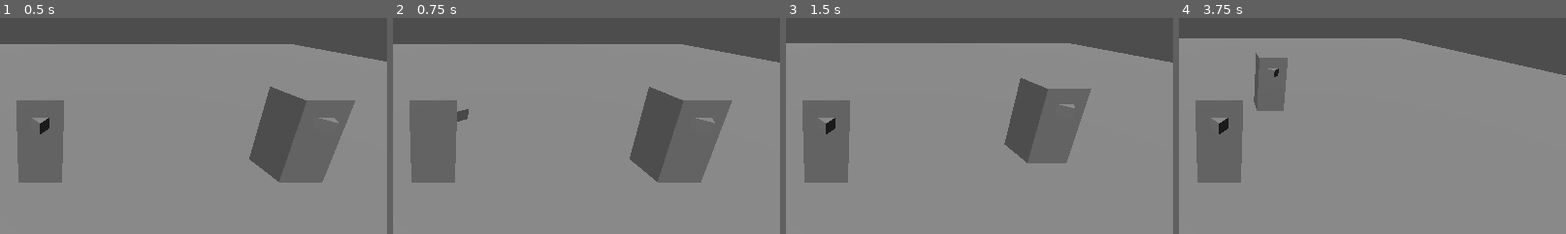
Above: before the commit, frames 1-4 (left to right).
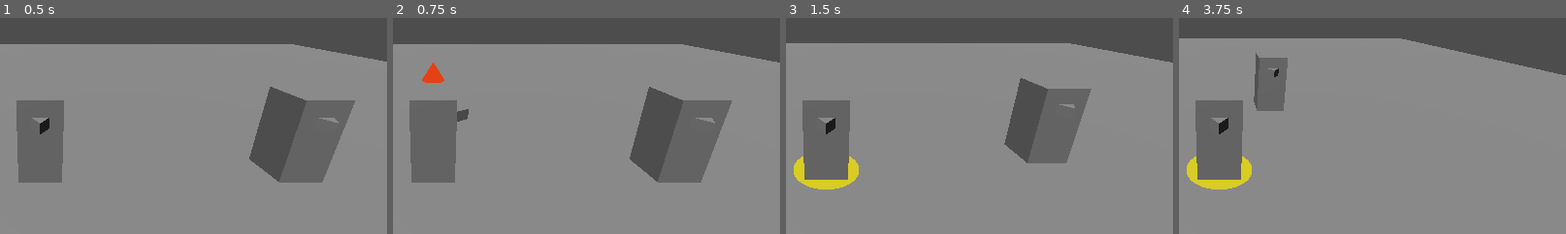
Above: after the commit, the same moments.

Repository: matkokrnic/cardsouls
Game: Godot game, scene res://src/main/main.tscn
The game is run twice, just before and just after one commit, with the same random seed, the same clock (stepped at 60 frames per second) and the same inputs.
Inputs:
- Up to frame 1 (0.5 s): no input
- Up to frame 2 (0.75 s): tap Enter at 0.5 s; hold D (p1_move_right) from 0.53 s (still down); tap J (p1_attack) at 0.6 s
- Up to frame 3 (1.5 s): tap R (p1_debug_reset) at 1.25 s; release D (p1_move_right) at 1.28 s; hold S (p1_move_down) from 1.28 s (still down); tap L (p1_roll) at 1.35 s
- Up to frame 4 (3.75 s): release S (p1_move_down) at 2.03 s; hold D (p1_move_right) 2.03-2.78 s; tap Right (p2_move_right) at 2.1 s; hold W (p1_move_up) 2.78-3.53 s; tap J (p1_attack) at 2.85 s; tap R (p1_debug_reset) at 3.5 s; hold S (p1_move_down) from 3.53 s (still down); tap L (p1_roll) at 3.6 s
The pictures show only the part of the screen within x 45-95%, y 30-80%; the shares and areas given below are measured in that part.

Frame 1 is identical in both runs. In frame 2, 0.3% of the frame differs, in the area x 7-14%, y 20-31%; in frame 3, 1.0%, in the area x 2-19%, y 64-80%; in frame 4, 1.0%.

Commit message:
story 1-10: telegraph profiles, combat cues layer, owed runner seams
- D7 TelegraphProfile schema + 3 authored .tres
- audio bus layout on the default path (no project.godot edit) + 7
  placeholder cue wavs
- read-only per-hero TelegraphController wired by the runner through four
  connect seams + EventBus.round_ended
- new seams connect_hero_action_rejected (per-slot) and
  connect_deflect_landed (match-level), telegraph controller first
  consumer of both
- fourth architecture-invariant test (cues-layer banned-token scan, bite
  proven)
- harness 142/645 green, golden byte-identical, 8/8 integration green

Co-Authored-By: Claude Opus 4.8 <noreply@anthropic.com>

Diff:
--- /dev/null
+++ b/data/telegraphs/attack.tres
@@ -0,0 +1,10 @@
+[gd_resource type="Resource" script_class="TelegraphProfile" format=3]
+
+[ext_resource type="Script" path="res://src/state/resources/telegraph_profile.gd" id="1_tgpro"]
+
+[resource]
+script = ExtResource("1_tgpro")
+shape_id = &"AttackCone"
+sting_id = &"StingAttack"
+color = Color(0.9, 0.25, 0.1, 1)
+pose_id = &"PoseAttack"
--- /dev/null
+++ b/data/telegraphs/block.tres
@@ -0,0 +1,10 @@
+[gd_resource type="Resource" script_class="TelegraphProfile" format=3]
+
+[ext_resource type="Script" path="res://src/state/resources/telegraph_profile.gd" id="1_tgpro"]
+
+[resource]
+script = ExtResource("1_tgpro")
+shape_id = &"BlockShield"
+sting_id = &"StingBlock"
+color = Color(0.2, 0.45, 0.95, 1)
+pose_id = &"PoseBlock"
--- /dev/null
+++ b/data/telegraphs/roll.tres
@@ -0,0 +1,10 @@
+[gd_resource type="Resource" script_class="TelegraphProfile" format=3]
+
+[ext_resource type="Script" path="res://src/state/resources/telegraph_profile.gd" id="1_tgpro"]
+
+[resource]
+script = ExtResource("1_tgpro")
+shape_id = &"RollDisc"
+sting_id = &"StingRoll"
+color = Color(0.85, 0.8, 0.15, 1)
+pose_id = &"PoseRoll"
--- /dev/null
+++ b/default_bus_layout.tres
@@ -0,0 +1,21 @@
+[gd_resource type="AudioBusLayout" format=3]
+
+[resource]
+bus/1/name = &"CombatCues"
+bus/1/solo = false
+bus/1/mute = false
+bus/1/bypass_fx = false
+bus/1/volume_db = 0.0
+bus/1/send = &"Master"
+bus/2/name = &"Music"
+bus/2/solo = false
+bus/2/mute = false
+bus/2/bypass_fx = false
+bus/2/volume_db = 0.0
+bus/2/send = &"Master"
+bus/3/name = &"Ambience"
+bus/3/solo = false
+bus/3/mute = false
+bus/3/bypass_fx = false
+bus/3/volume_db = 0.0
+bus/3/send = &"Master"
--- a/src/actors/hero/hero.gd
+++ b/src/actors/hero/hero.gd
@@ -17,6 +17,10 @@
 ## display can never diverge from where the hitbox aims.
 @onready var mesh: MeshInstance3D = $Mesh
 
+## Story 1-10: the per-hero D7 cues layer. Exposed so the RUNNER can wire its
+## subscriptions through the connect seams at match start; nothing else touches it.
+@onready var telegraph_controller: TelegraphController = $TelegraphController
+
 
 func drive(hero_state: HeroState, _delta: float) -> void:
 	velocity = hero_state.velocity  # world velocity decided by advance(); never the raw intent
--- a/src/actors/hero/hero.tscn
+++ b/src/actors/hero/hero.tscn
@@ -2,6 +2,17 @@
 
 [ext_resource type="Script" path="res://src/actors/hero/hero.gd" id="1_vde01"]
 [ext_resource type="Script" path="res://src/actors/hero/camera_rig.gd" id="2_camrg"]
+[ext_resource type="Script" path="res://src/actors/hero/telegraph_controller.gd" id="3_tgctl"]
+[ext_resource type="Resource" path="res://data/telegraphs/attack.tres" id="4_tpatk"]
+[ext_resource type="Resource" path="res://data/telegraphs/block.tres" id="5_tpblk"]
+[ext_resource type="Resource" path="res://data/telegraphs/roll.tres" id="6_tprol"]
+[ext_resource type="AudioStreamWAV" path="res://assets/audio/sting_attack.wav" id="7_watk"]
+[ext_resource type="AudioStreamWAV" path="res://assets/audio/sting_block.wav" id="8_wblk"]
+[ext_resource type="AudioStreamWAV" path="res://assets/audio/sting_roll.wav" id="9_wrol"]
+[ext_resource type="AudioStreamWAV" path="res://assets/audio/cue_deflect.wav" id="10_wdef"]
+[ext_resource type="AudioStreamWAV" path="res://assets/audio/cue_hit.wav" id="11_whit"]
+[ext_resource type="AudioStreamWAV" path="res://assets/audio/cue_reject.wav" id="12_wrej"]
+[ext_resource type="AudioStreamWAV" path="res://assets/audio/cue_round_end.wav" id="13_wend"]
 
 [sub_resource type="BoxShape3D" id="BoxShape3D_qp0e8"]
 size = Vector3(1, 2, 1)
@@ -14,6 +25,26 @@
 
 [sub_resource type="PrismMesh" id="PrismMesh_fmark"]
 size = Vector3(0.4, 0.3, 0.25)
+
+[sub_resource type="CylinderMesh" id="CylinderMesh_tgcone"]
+top_radius = 0.0
+bottom_radius = 0.25
+height = 0.4
+
+[sub_resource type="BoxMesh" id="BoxMesh_tgshld"]
+size = Vector3(0.5, 0.35, 0.08)
+
+[sub_resource type="CylinderMesh" id="CylinderMesh_tgdisc"]
+top_radius = 0.8
+bottom_radius = 0.8
+height = 0.05
+
+[sub_resource type="SphereMesh" id="SphereMesh_tgsprk"]
+radius = 0.18
+height = 0.36
+
+[sub_resource type="BoxMesh" id="BoxMesh_tgflsh"]
+size = Vector3(1.15, 2.15, 1.15)
 
 [node name="HeroActor" type="CharacterBody3D" unique_id=1317219649]
 script = ExtResource("1_vde01")
@@ -52,3 +83,64 @@
 script = ExtResource("2_camrg")
 
 [node name="Camera3D" type="Camera3D" parent="CameraRig" unique_id=1834027465]
+
+[node name="TelegraphController" type="Node3D" parent="."]
+script = ExtResource("3_tgctl")
+attack_profile = ExtResource("4_tpatk")
+block_profile = ExtResource("5_tpblk")
+roll_profile = ExtResource("6_tprol")
+editor_description = "D7 cues layer (story 1-10). READ-ONLY consumer of the queued state signals, wired by the runner through the connect seams - signal payloads only, never a state handle, never a mutator call. AudioStreamPlayer children route to the CombatCues bus; telegraph shapes/spark/flash are in-scene primitives (FacingMarker precedent - no import pipeline for meshes). Shapes are root-relative overhead/underfoot markers ON PURPOSE: nothing here yaws, so the 1-7b single-yaw-source contract holds (no second atan2). NO _physics_process (F1)."
+
+[node name="StingAttack" type="AudioStreamPlayer" parent="TelegraphController"]
+stream = ExtResource("7_watk")
+bus = &"CombatCues"
+
+[node name="StingBlock" type="AudioStreamPlayer" parent="TelegraphController"]
+stream = ExtResource("8_wblk")
+bus = &"CombatCues"
+
+[node name="StingRoll" type="AudioStreamPlayer" parent="TelegraphController"]
+stream = ExtResource("9_wrol")
+bus = &"CombatCues"
+
+[node name="CueDeflect" type="AudioStreamPlayer" parent="TelegraphController"]
+stream = ExtResource("10_wdef")
+bus = &"CombatCues"
+
+[node name="CueHit" type="AudioStreamPlayer" parent="TelegraphController"]
+stream = ExtResource("11_whit")
+bus = &"CombatCues"
+
+[node name="CueReject" type="AudioStreamPlayer" parent="TelegraphController"]
+stream = ExtResource("12_wrej")
+bus = &"CombatCues"
+
+[node name="CueRoundEnd" type="AudioStreamPlayer" parent="TelegraphController"]
+stream = ExtResource("13_wend")
+bus = &"CombatCues"
+
+[node name="Shapes" type="Node3D" parent="TelegraphController"]
+
+[node name="AttackCone" type="MeshInstance3D" parent="TelegraphController/Shapes"]
+transform = Transform3D(1, 0, 0, 0, 1, 0, 0, 0, 1, 0, 1.5, 0)
+visible = false
+mesh = SubResource("CylinderMesh_tgcone")
+
+[node name="BlockShield" type="MeshInstance3D" parent="TelegraphController/Shapes"]
+transform = Transform3D(1, 0, 0, 0, 1, 0, 0, 0, 1, 0, 1.5, 0)
+visible = false
+mesh = SubResource("BoxMesh_tgshld")
+
+[node name="RollDisc" type="MeshInstance3D" parent="TelegraphController/Shapes"]
+transform = Transform3D(1, 0, 0, 0, 1, 0, 0, 0, 1, 0, -0.95, 0)
+visible = false
+mesh = SubResource("CylinderMesh_tgdisc")
+
+[node name="DeflectSpark" type="MeshInstance3D" parent="TelegraphController"]
+transform = Transform3D(1, 0, 0, 0, 1, 0, 0, 0, 1, 0, 1.3, 0)
+visible = false
+mesh = SubResource("SphereMesh_tgsprk")
+
+[node name="HitFlash" type="MeshInstance3D" parent="TelegraphController"]
+visible = false
+mesh = SubResource("BoxMesh_tgflsh")
--- /dev/null
+++ b/src/actors/hero/telegraph_controller.gd
@@ -0,0 +1,133 @@
+class_name TelegraphController
+extends Node3D
+
+## D7 cues layer (story 1-10): per-hero READ-ONLY presentation controller — it consumes
+## queued state signals and drives telegraph shape + sound; it never calls a state mutator
+## and never decides an outcome (dependency direction: visuals -> state, always). The
+## runner wires every subscription through the four connect seams plus EventBus.round_ended
+## — signal payloads only, never a state handle. Match-level payloads (hit_landed,
+## deflect_landed, round_ended) arrive with THIS hero's slot BOUND as the trailing
+## argument at wiring time, so the controller needs no identity of its own.
+##
+## NO _physics_process here (INVARIANT F1 — the scan covers all of src/); presentation
+## timing rides tweens and the AudioStreamPlayer children (on the CombatCues bus, D7).
+##
+## Gate ruling 1-10/R1: the ActionState -> TelegraphProfile mapping lives HERE, exported,
+## presentation-side — no state object ever references a TelegraphProfile. The profile's
+## shape_id / sting_id name this node's children (Shapes/<shape_id>, <sting_id> player),
+## so swapping a cue is a data edit, not a code edit.
+
+@export var attack_profile: TelegraphProfile
+@export var block_profile: TelegraphProfile
+@export var roll_profile: TelegraphProfile
+
+@onready var _cue_deflect: AudioStreamPlayer = $CueDeflect
+@onready var _cue_hit: AudioStreamPlayer = $CueHit
+@onready var _cue_reject: AudioStreamPlayer = $CueReject
+@onready var _cue_round_end: AudioStreamPlayer = $CueRoundEnd
+@onready var _spark: MeshInstance3D = $DeflectSpark
+@onready var _hit_flash: MeshInstance3D = $HitFlash
+
+var _profiles: Dictionary[HeroState.ActionState, TelegraphProfile] = {}
+var _shapes: Dictionary[StringName, MeshInstance3D] = {}
+var _stings: Dictionary[StringName, AudioStreamPlayer] = {}
+var _spark_tween: Tween
+var _flash_tween: Tween
+
+
+func _ready() -> void:
+	_profiles = {
+		HeroState.ActionState.ATTACKING: attack_profile,
+		HeroState.ActionState.BLOCKING: block_profile,
+		HeroState.ActionState.ROLLING: roll_profile,
+	}
+	for child in $Shapes.get_children():
+		if child is MeshInstance3D:
+			_shapes[StringName(child.name)] = child
+	for child in get_children():
+		if child is AudioStreamPlayer:
+			_stings[StringName(child.name)] = child
+	# Telegraph = shape + sound, never hue alone — the tint is the profile's color on a
+	# distinct primitive per action. Materials are built here per-instance (unshaded so
+	# the cue reads at split-screen distance; no shared sub-resource, so the two heroes
+	# can never cross-tint).
+	for profile: TelegraphProfile in _profiles.values():
+		if profile == null:
+			continue
+		var shape: MeshInstance3D = _shapes.get(profile.shape_id)
+		if shape != null:
+			shape.material_override = _flat_material(profile.color)
+	_spark.material_override = _flat_material(Color(1.0, 0.95, 0.6, 1.0))
+	var flash := _flat_material(Color(1.0, 0.1, 0.1, 0.4))
+	flash.transparency = BaseMaterial3D.TRANSPARENCY_ALPHA
+	_hit_flash.material_override = flash
+
+
+## Seam callback (connect_hero_action_state_changed): show the entered action's telegraph
+## shape and fire its sting. A chain re-emits ATTACKING -> ATTACKING, so every swing
+## re-stings; exits to unmapped states (IDLE, DEAD) clear the shape.
+func on_action_state_changed(_previous: HeroState.ActionState, current: HeroState.ActionState) -> void:
+	for shape: MeshInstance3D in _shapes.values():
+		shape.visible = false
+	var profile: TelegraphProfile = _profiles.get(current)
+	if profile == null:
+		return
+	var shape: MeshInstance3D = _shapes.get(profile.shape_id)
+	if shape != null:
+		shape.visible = true
+	var sting: AudioStreamPlayer = _stings.get(profile.sting_id)
+	if sting != null:
+		sting.play()
+
+
+## Seam callback (connect_hero_action_rejected): loss legibility — a press the state
+## refused (E1: the stamina-gated roll, and degraded block entry per R-D1) gets an
+## audible refusal instead of silence.
+func on_action_rejected(_action: StringName, _reason: StringName) -> void:
+	_cue_reject.play()
+
+
+## Seam callback (connect_hit_landed, slot bound at wiring): hit REACTION on the hero
+## that was hit — thud + red body flash, so taking damage is legible on the defender,
+## not only as the attacker's number.
+func on_hit_landed(_attacker_slot: int, target_slot: int, _damage: float, _target_hp: float, my_slot: int) -> void:
+	if target_slot != my_slot:
+		return
+	_cue_hit.play()
+	_hit_flash.visible = true
+	if _flash_tween != null:
+		_flash_tween.kill()
+	_flash_tween = create_tween()
+	_flash_tween.tween_interval(0.12)
+	_flash_tween.tween_callback(func() -> void: _hit_flash.visible = false)
+
+
+## Seam callback (connect_deflect_landed, slot bound at wiring): the story's
+## FIRST-PRIORITY cue (1-8 finding: the parry was observable only as the absence of a
+## number) — bright spark + metallic sting on the DEFLECTING hero.
+func on_deflect_landed(_attacker_slot: int, target_slot: int, my_slot: int) -> void:
+	if target_slot != my_slot:
+		return
+	_cue_deflect.play()
+	_spark.visible = true
+	_spark.scale = Vector3.ONE * 0.4
+	if _spark_tween != null:
+		_spark_tween.kill()
+	_spark_tween = create_tween()
+	_spark_tween.tween_property(_spark, "scale", Vector3.ONE * 1.6, 0.18)
+	_spark_tween.tween_callback(func() -> void: _spark.visible = false)
+
+
+## EventBus.round_ended (slot bound at wiring): the defeat cue plays once, anchored on
+## the LOSING hero's controller so the two per-hero controllers never double it.
+func on_round_ended(loser_index: int, my_slot: int) -> void:
+	if loser_index != my_slot:
+		return
+	_cue_round_end.play()
+
+
+static func _flat_material(color: Color) -> StandardMaterial3D:
+	var mat := StandardMaterial3D.new()
+	mat.shading_mode = BaseMaterial3D.SHADING_MODE_UNSHADED
+	mat.albedo_color = color
+	return mat
--- a/src/main/match_runner.gd
+++ b/src/main/match_runner.gd
@@ -84,6 +84,20 @@
 	connect_hero_action_state_changed(1, overlay.on_hero_transition.bind(1))
 	# Story 1-7 (AC 3): the overlay is hit_landed's FIRST consumer — still throwaway.
 	connect_hit_landed(overlay.on_hit_landed)
+	# Story 1-10 (AC 3/4): each hero's telegraph controller — the FIRST consumer of the
+	# two seams landed below (connect_hero_action_rejected, connect_deflect_landed) and a
+	# parallel consumer of the existing two. Signal payloads only, never a state handle;
+	# match-level payloads (hit/deflect/round end) get this hero's slot BOUND at wiring,
+	# so the controller itself carries no identity. EventBus.round_ended is the one
+	# non-seam channel (global, ownerless — D5).
+	for slot: int in 2:
+		var actor: HeroActor = _p1_hero if slot == 0 else _p2_hero
+		var cues: TelegraphController = actor.telegraph_controller
+		connect_hero_action_state_changed(slot, cues.on_action_state_changed)
+		connect_hero_action_rejected(slot, cues.on_action_rejected)
+		connect_hit_landed(cues.on_hit_landed.bind(slot))
+		connect_deflect_landed(cues.on_deflect_landed.bind(slot))
+		EventBus.round_ended.connect(cues.on_round_ended.bind(slot))
 
 
 ## Story 1-6 (AC 2): map a configured slot kind to a concrete Controller — the ONE place a
@@ -121,6 +135,24 @@
 ## target_hp — the target's remaining HP after the damage).
 func connect_hit_landed(callback: Callable) -> void:
 	_match_state.hit_landed.connect(callback)
+
+
+## Read-only subscription seam (story 1-10, AC 3 — retires the 1-4 gate seam
+## obligation): per-slot wrap of the HeroState-owned action_rejected, mirroring
+## connect_hero_action_state_changed including the slot guard. Payload:
+## (action, reason). slot: 0 = P1, 1 = P2.
+func connect_hero_action_rejected(slot: int, callback: Callable) -> void:
+	Invariant.check(slot == 0 or slot == 1, "hero slot must be 0 or 1, got %d" % slot)
+	var player: PlayerState = _match_state.p1 if slot == 0 else _match_state.p2
+	player.hero.action_rejected.connect(callback)
+
+
+## Read-only subscription seam (story 1-10, AC 3 — retires the 1-8 R-D4 seam
+## obligation): match-level wrap of the MatchState-owned deflect_landed, mirroring
+## connect_hit_landed (attacker AND target ride the payload, so no slot argument).
+## Payload: (attacker_slot, target_slot).
+func connect_deflect_landed(callback: Callable) -> void:
+	_match_state.deflect_landed.connect(callback)
 
 
 ## Story 1-7 (AC 4.3): MatchState.round_ended -> EventBus.round_ended. Runner-owned
--- /dev/null
+++ b/src/state/resources/telegraph_profile.gd
@@ -0,0 +1,19 @@
+class_name TelegraphProfile
+extends Resource
+
+## D7 telegraph schema (story 1-10). Standalone Resource referenced by ANY telegraphing
+## action — melee included — never owned by CardData, so E5's colour telegraphs reuse this
+## exact type instead of retrofitting one. Pure data vocabulary: nothing in src/state/
+## logic ever references a TelegraphProfile — the ActionState -> profile mapping is
+## CONTROLLER-OWNED (gate ruling 1-10/R1), exported on the presentation-side
+## TelegraphController. Authored as data/telegraphs/*.tres.
+##
+## Telegraph = shape + sound, never hue alone (colorblind-safe, <0.5s — GDD Legibility
+## Principle). shape_id / sting_id name the presentation nodes the controller drives;
+## pose_id is reserved vocabulary for the animation rig (DEBT E — consumed when real
+## animations land, authored now so the data contract is complete from the start).
+
+@export var shape_id: StringName
+@export var sting_id: StringName
+@export var color: Color = Color.WHITE
+@export var pose_id: StringName
--- a/test/state/test_architecture_invariants.gd
+++ b/test/state/test_architecture_invariants.gd
@@ -47,6 +47,48 @@
 		"nondeterministic source in src/state/ (global RNG / Time / OS / Engine): %s" % ", ".join(offenders))
 
 
+## Story 1-10 (AC 6): the cues/ui layer is READ-ONLY (D5 — presentation subscribes,
+## never writes). Banned tokens = the state layer's public MUTATOR surface (MatchState,
+## HeroState, pool mutators) plus the handle tokens that would make any of it reachable
+## (`_match_state`, `MatchState.new`). Read accessors (get_hp, is_deflect_window_open,
+## to_snapshot, ...) and the ActionState enum stay legal — the guard is on WRITES, not on
+## reads. Generic-looking tokens (spend(, add(, heal(, ...) are kept deliberately: a
+## false positive fails loudly at review time and costs a rename; a missed mutator costs
+## the D5 direction. Same contains-on-code-lines mechanism as the F1 scan above.
+const CUES_LAYER_BANNED_TOKENS: Array[String] = [
+	# MatchState mutators + the handles that reach them
+	"advance(", "drain_signals(", "push_contact(", "apply_balance(",
+	"inject_feature_flags(", "set_camera_basis(", "MatchState.new", "_match_state",
+	# HeroState mutators / entry actions
+	"take_damage(", "heal(", "set_max_hp(", "set_action_state(", "reject_action(",
+	"enter_attack(", "chain_attack(", "enter_roll(", "enter_block(",
+	"register_swing_hit(", "tick_timers(",
+	# Pool mutators (stamina/mana/orb)
+	"spend(", "add(", "refill(", "set_maximum(", "advance_regen(", "reset_all(",
+]
+
+
+func test_cues_layer_never_calls_state_mutators() -> void:  # Story 1-10 (AC 6) / D5
+	var targets := _gd_files("res://src/ui/")
+	var controller_found := false
+	for path in _gd_files("res://src/actors/"):
+		if path.ends_with("/telegraph_controller.gd"):
+			targets.append(path)
+			controller_found = true
+	# The named file must exist — a rename would otherwise silently un-guard the layer.
+	assert_true(controller_found, "telegraph_controller.gd not found under src/actors/")
+	var offenders: Array[String] = []
+	for path in targets:
+		var n := 0
+		for line in _code_lines(path):
+			n += 1
+			for token in CUES_LAYER_BANNED_TOKENS:
+				if line.contains(token):
+					offenders.append("%s:%d [%s] %s" % [path, n, token, line.strip_edges()])
+	assert_eq(offenders.size(), 0,
+		"state mutator token in the read-only cues/ui layer: %s" % ", ".join(offenders))
+
+
 func _gd_files(root: String) -> Array[String]:
 	var out: Array[String] = []
 	var dir := DirAccess.open(root)
Not shown, added: assets/audio/cue_deflect.wav.import
Not shown, added: assets/audio/cue_hit.wav.import
Not shown, added: assets/audio/cue_reject.wav.import
Not shown, added: assets/audio/cue_round_end.wav.import
Not shown, added: assets/audio/sting_attack.wav.import
Not shown, added: assets/audio/sting_block.wav.import
Not shown, added: assets/audio/sting_roll.wav.import
Not shown, added: src/actors/hero/telegraph_controller.gd.uid
Not shown, added: src/state/resources/telegraph_profile.gd.uid
Not shown, added: assets/audio/cue_deflect.wav
Not shown, added: assets/audio/cue_hit.wav
Not shown, added: assets/audio/cue_reject.wav
(and 4 more such lines)
